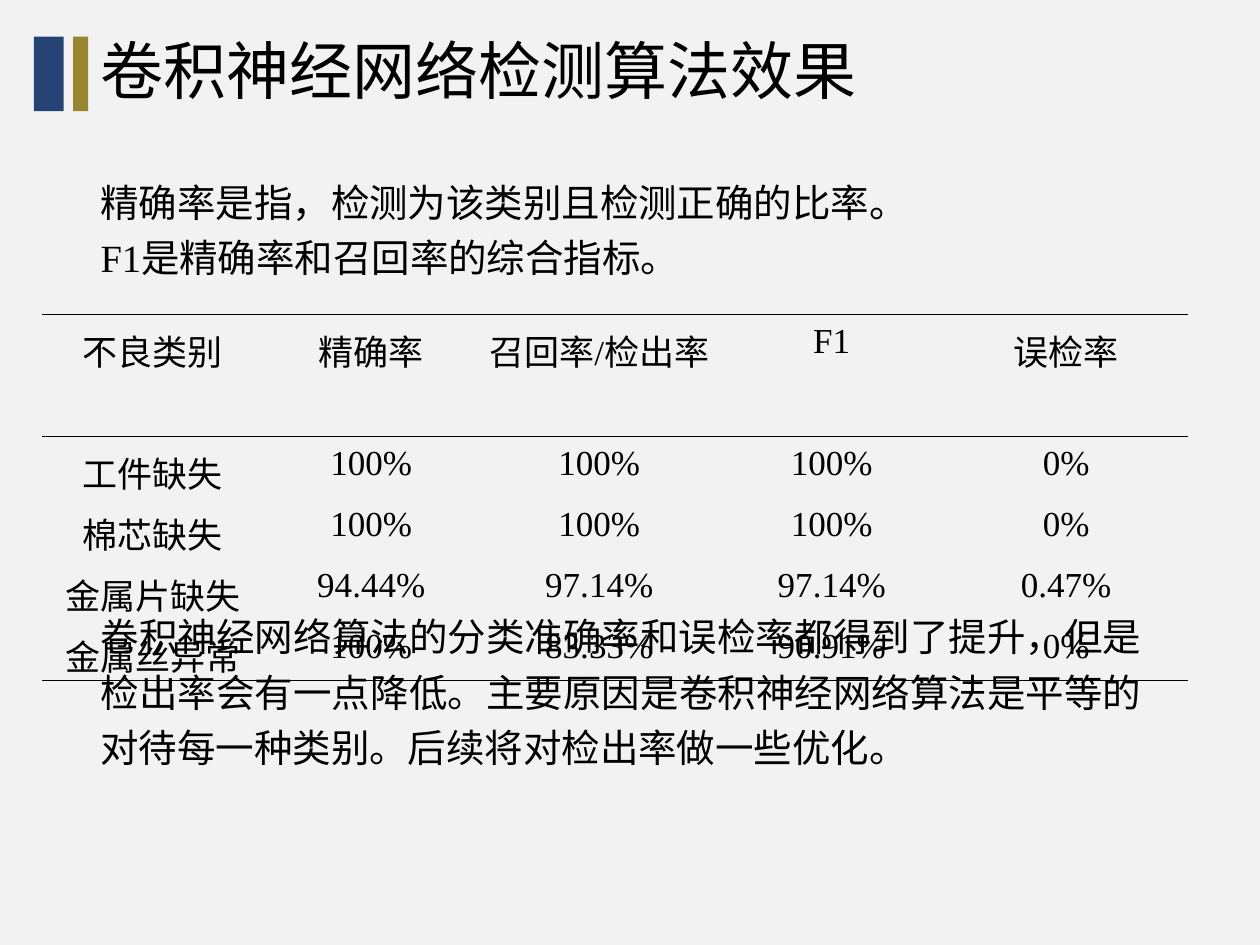
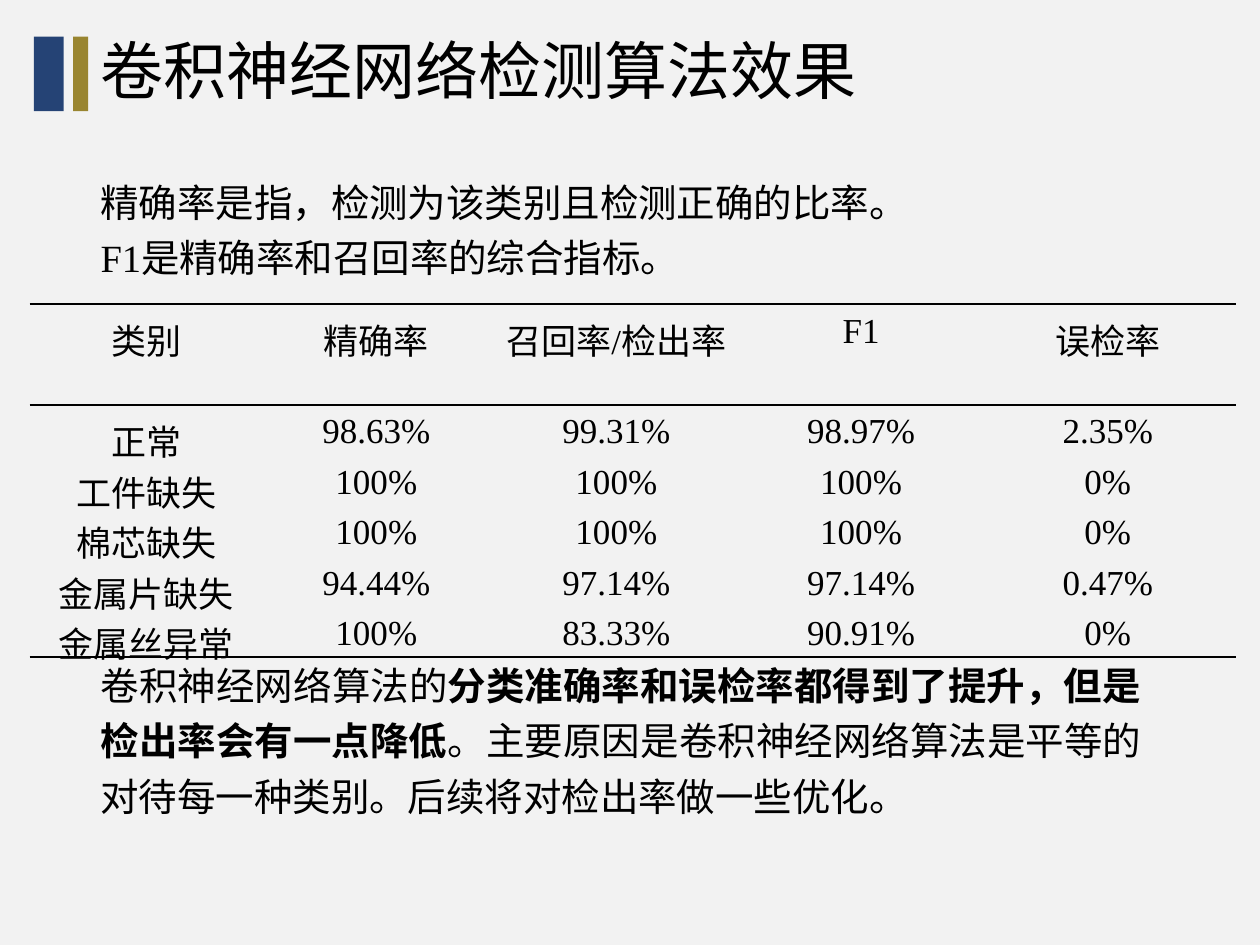
Before and after one commit to wang-jiankun/Graduate-File, a slide deck: slide 18 of 中期PPT-王建坤.pptx. Drawn at 1260x945 pixels with LibreOffice and Linux fonts; fonts in the diff are those of the drawing; background and template pictures are left out. Boxes give left, top, right and bottom in pixels: in the first picture for what was removed or moved away, otherwise in the second. Text is boxed around its words. In the diff, an @@ line names an element or a change of style, - is before the commit and + after.

```diff
--- a/中期PPT-王建坤.pptx
+++ b/中期PPT-王建坤.pptx
@@ table at <box>30,304,1236,664</box> @@
-row 1: 不良类别 | 精确率 | 召回率/检出率 | F1 | 误检率
+row 1: 类别 | 精确率 | 召回率/检出率 | F1 | 误检率
+row 2: 正常 | 98.63% | 99.31% | 98.97% | 2.35%
@@ table: place and size @@
-table at <box>42,315,1188,684</box>
+table at <box>30,304,1236,664</box>
@@ text "卷积神经网络算法的分类准确率和误检率都得到了提升，但是检出率会有一点降低。主要原因是卷积神经网络算法是平等的对待每一种类 ...": place and size @@
-text "卷积神经网络算法的分类准确率和误检率都得到了提升，但是检出率会有一点降低。主要原因是卷积神经网络算法是平等的对待每一种类 ..." at <box>101,618,1142,765</box>
+text "卷积神经网络算法的分类准确率和误检率都得到了提升，但是检出率会有一点降低。主要原因是卷积神经网络算法是平等的对待每一种类 ..." at <box>101,667,1142,814</box>
@@ text "卷积神经网络算法的分类准确率和误检率都得到了提升，但是检出率会有一点降低。主要原因是卷积神经网络算法是平等的对待每一种类 ..." at <box>101,667,1142,814</box>: bold on in "卷积神经网络算法的分类准确率和误检率都得到了提升，但是检出率会有一点降低。主要原因是卷积神经网络算法是平等的对待每一种类 ..." @@
```
Also in this commit, not shown: 16 other slides changed, 2 other files.
